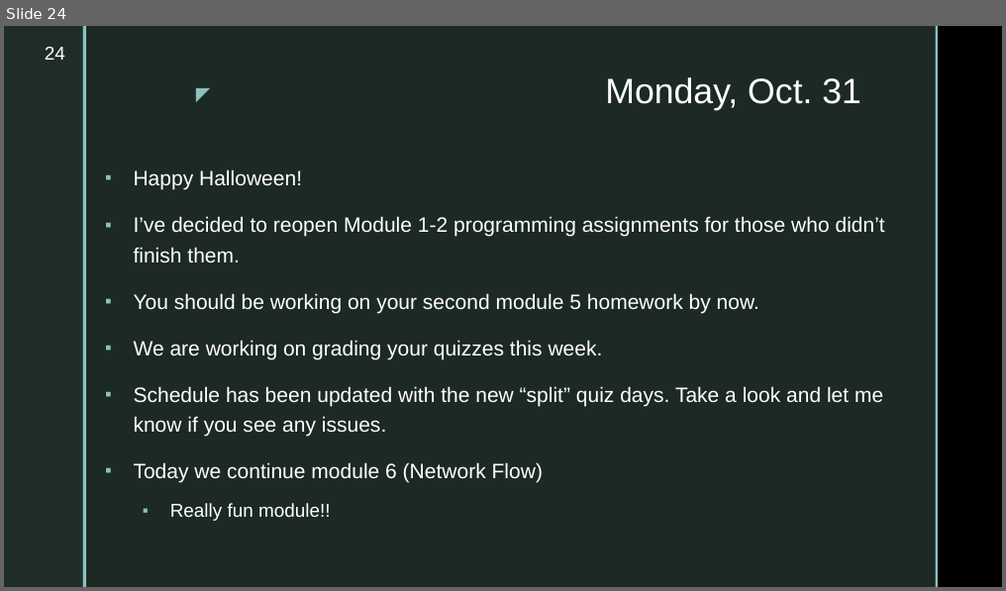
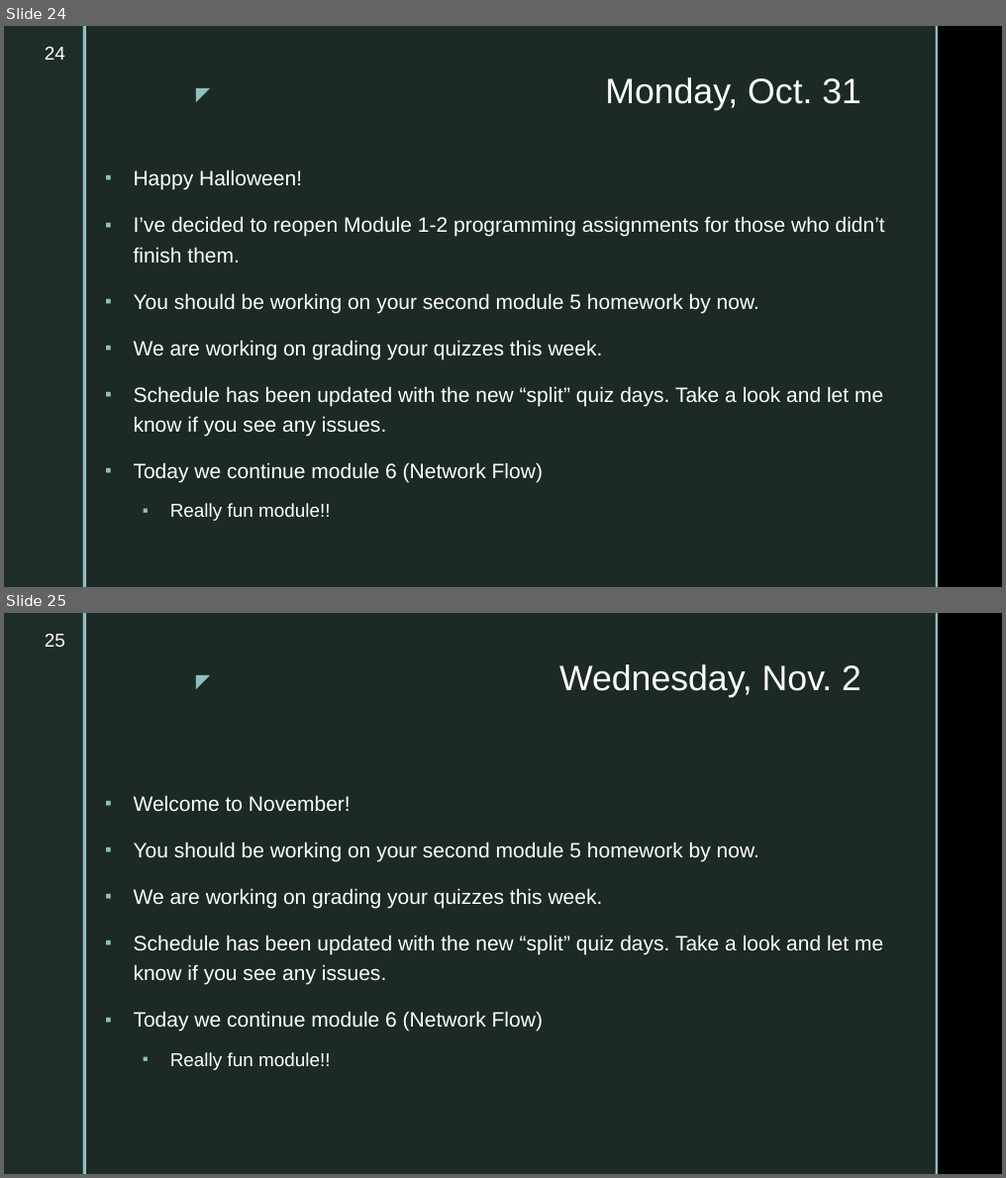
Before and after one commit to markfloryan/dsa2, a slide deck: slides/dailyannouncements.pptx. Shown one above the other, each under a label of ours: slide 24 before the commit, slides 24 and 25 after it. The pictures are 1006x591 and 1006x1178 pixels, drawn with LibreOffice and Linux fonts; fonts in the diff are those of the drawing; background and template pictures are left out. Boxes give left, top, right and bottom in pixels: in the first picture for what was removed or moved away, otherwise in the second. Text is boxed around its words. In the diff, an @@ line names an element or a change of style, - is before the commit and + after.

```diff
--- a/slides/dailyannouncements.pptx
+++ b/slides/dailyannouncements.pptx
@@ slide 25 added at (4, 613, 1002, 1174), background picture (left out); not listed: 5 template elements that a slide beside it also shows @@
@@ page number added at (45, 634, 65, 647), 18 pt, text #FFFFFF @@
+25
@@ title added at (559, 664, 861, 697), 34 pt, text #FFFFFF @@
+Wednesday, Nov. 2
@@ text added at (134, 795, 883, 1070), 20 pt, text #FFFFFF @@
+▪ Welcome to November!
+▪ You should be working on your second module 5 homework by now.
+▪ We are working on grading your quizzes this week.
+▪ Schedule has been updated with the new “split” quiz days. Take a look and let me know if you see any issues.
+▪ Today we continue module 6 (Network Flow)
+  ▪ Really fun module!!
```
Also in this commit, not shown: 10 other files.
